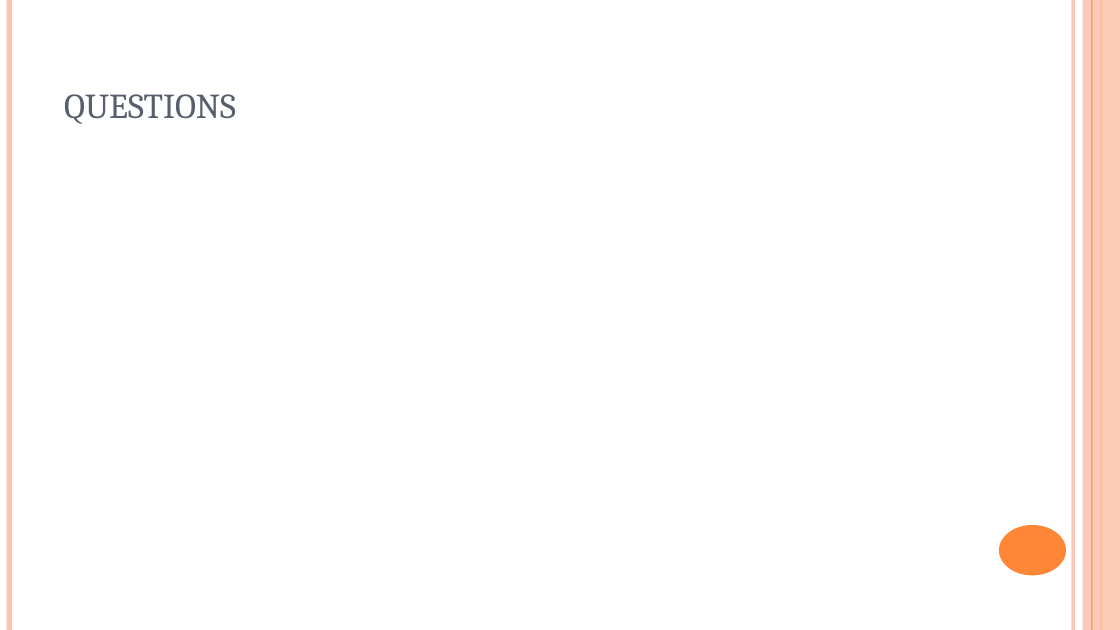
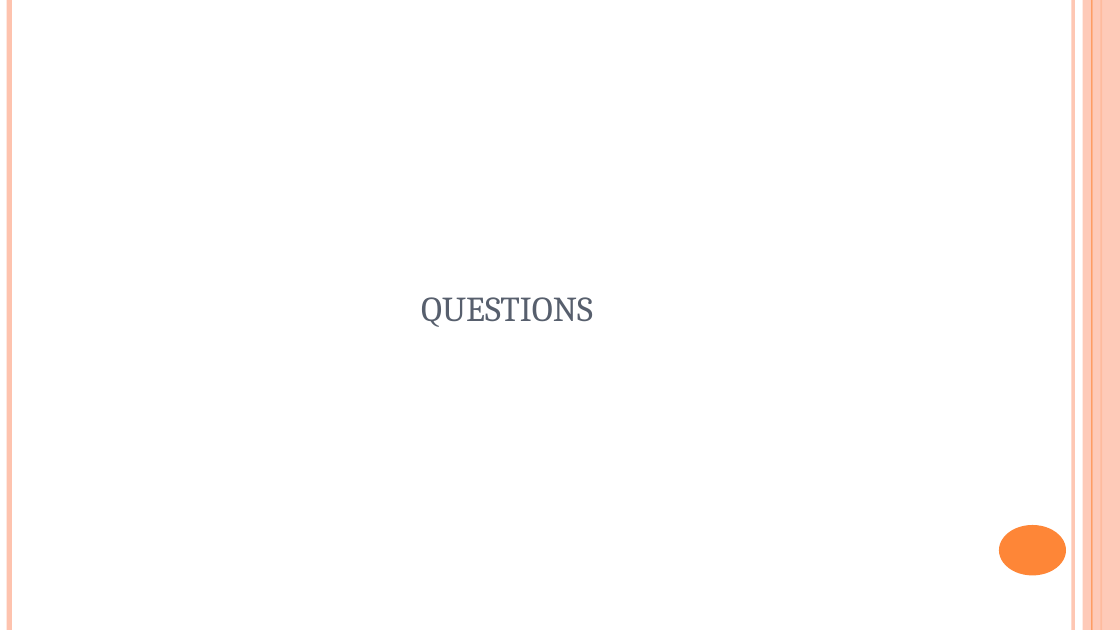
Before and after one commit to BunmiOlakanmi/Project, a slide deck: slide 17 of COVID-19 - analysis.ppt (slide 13 before the commit). Drawn at 1120x630 pixels with LibreOffice and Linux fonts; fonts in the diff are those of the drawing. Boxes give left, top, right and bottom in pixels: in the first picture for what was removed or moved away, otherwise in the second. Text is boxed around its words. In the diff, an @@ line names an element or a change of style, - is before the commit and + after.

```diff
--- a/COVID-19 - analysis.ppt
+++ b/COVID-19 - analysis.ppt
@@ title "QUESTIONS": place and size @@
-title "QUESTIONS" at [64,94,236,124]
+title "QUESTIONS" at [421,297,593,327]
```
Also in this commit, not shown: 7 other slides changed, 9 slides added, 5 slides removed, 1 other file.
